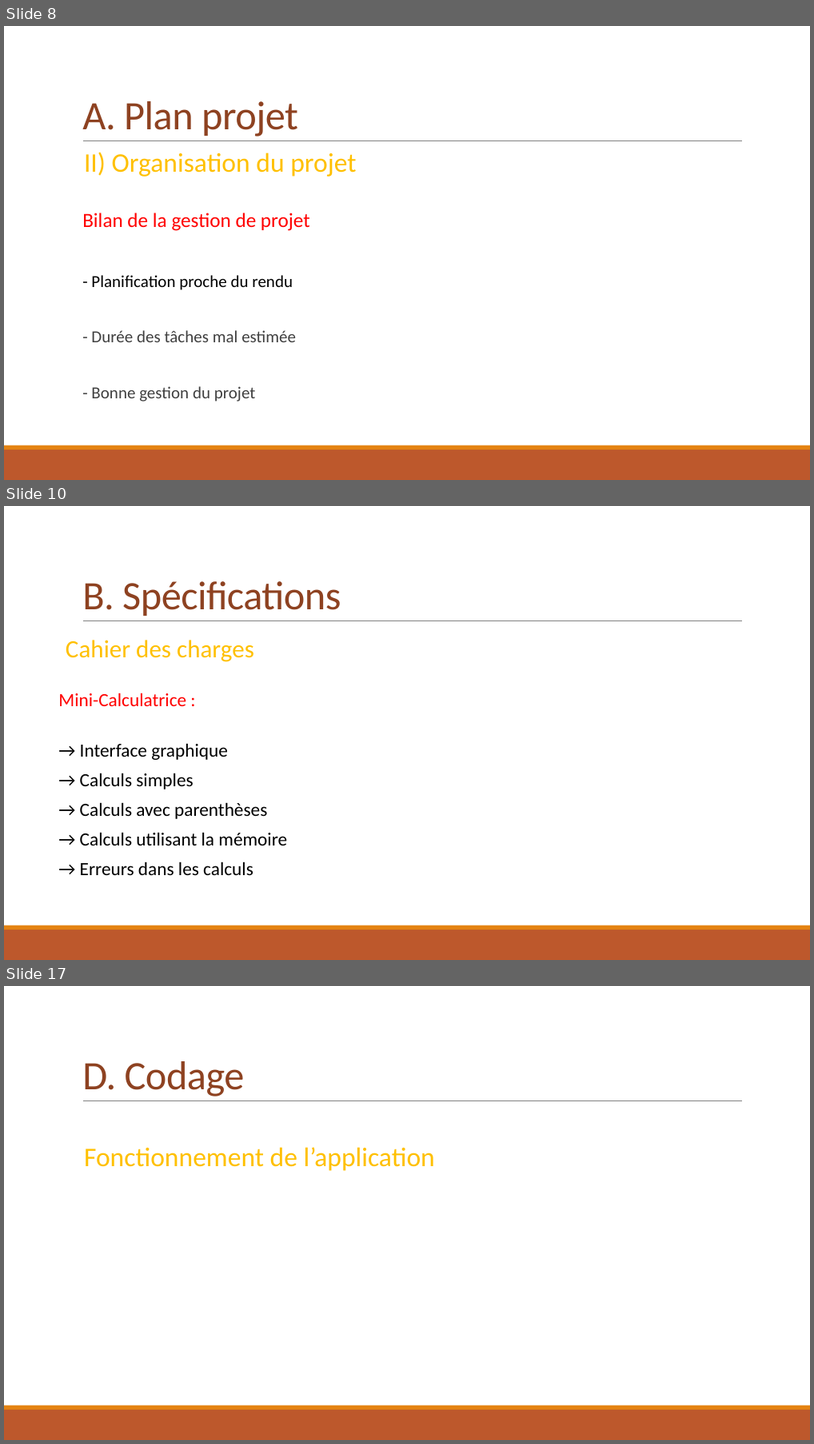
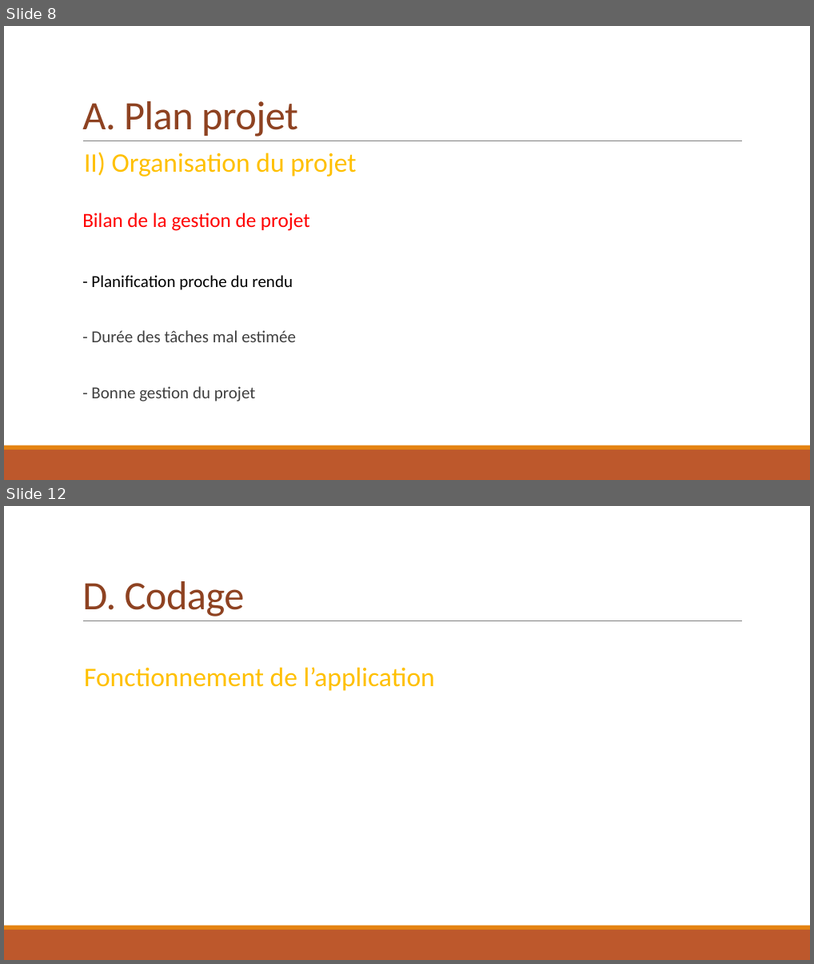
Before and after one commit to Vinvin2/Calculatrice, a slide deck: ProjetS2/Dossier-Manuel-Presentation/PresentationProjetS2.pptx. Shown one above the other, each under a label of ours: slides 8, 10 and 17 before the commit, slides 8 and 12 after it; the slides between them are not shown. The pictures are 814x1444 and 814x964 pixels, drawn with LibreOffice and Linux fonts; fonts in the diff are those of the drawing. Boxes give left, top, right and bottom in pixels: in the first picture for what was removed or moved away, otherwise in the second. Text is boxed around its words. In the diff, an @@ line names an element or a change of style, - is before the commit and + after.

```diff
--- a/ProjetS2/Dossier-Manuel-Presentation/PresentationProjetS2.pptx
+++ b/ProjetS2/Dossier-Manuel-Presentation/PresentationProjetS2.pptx
@@ slide 10 removed at [4,506,810,960], background #FFFFFF; not listed: 3 template elements that a slide beside it also shows @@
@@ title removed at [82,581,341,616] @@
-B. Spécifications
@@ text removed at [58,640,287,875] @@
-        Cahier des charges
-      Mini-Calculatrice :
-      → Interface graphique
-      → Calculs simples
-      → Calculs avec parenthèses
-      → Calculs utilisant la mémoire
-      → Erreurs dans les calculs
@@ what was slide 17 is now slide 12 @@
```
Also in this commit, not shown: 3 slides changed, 12 other slides removed, 1 other file.
